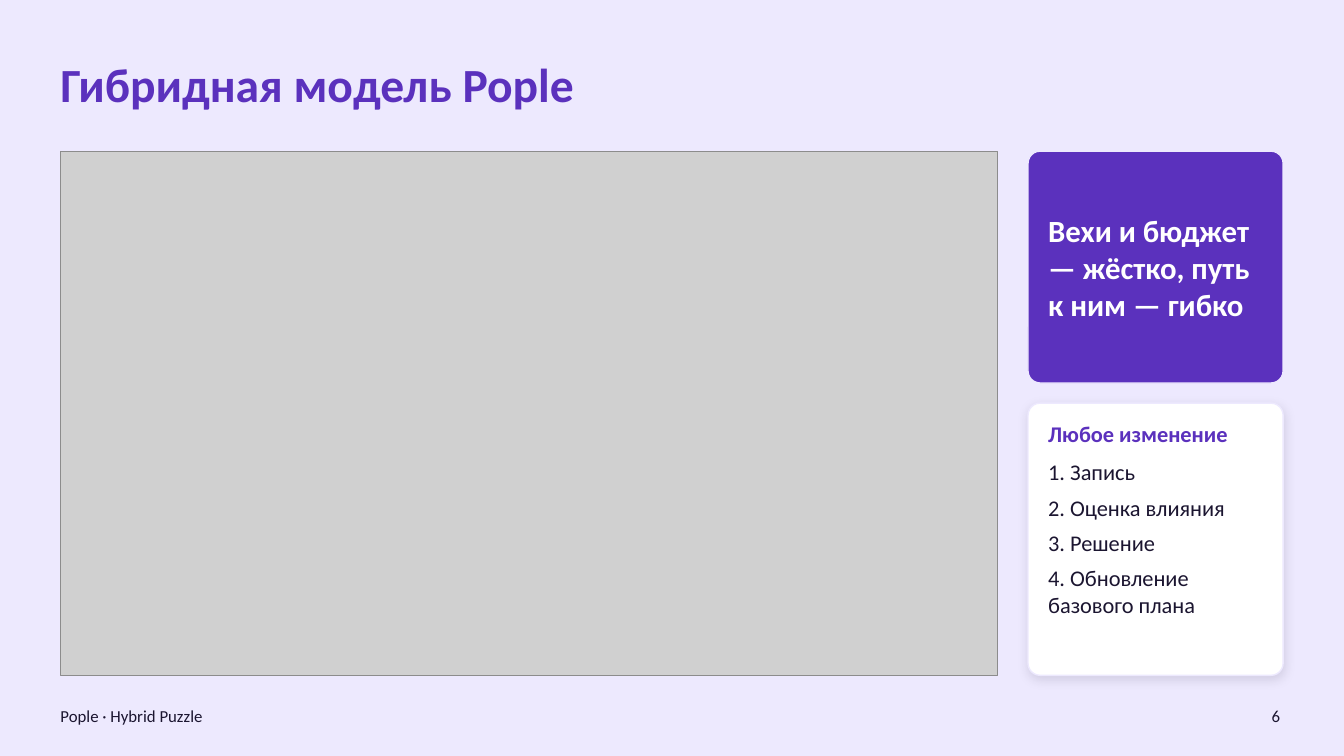
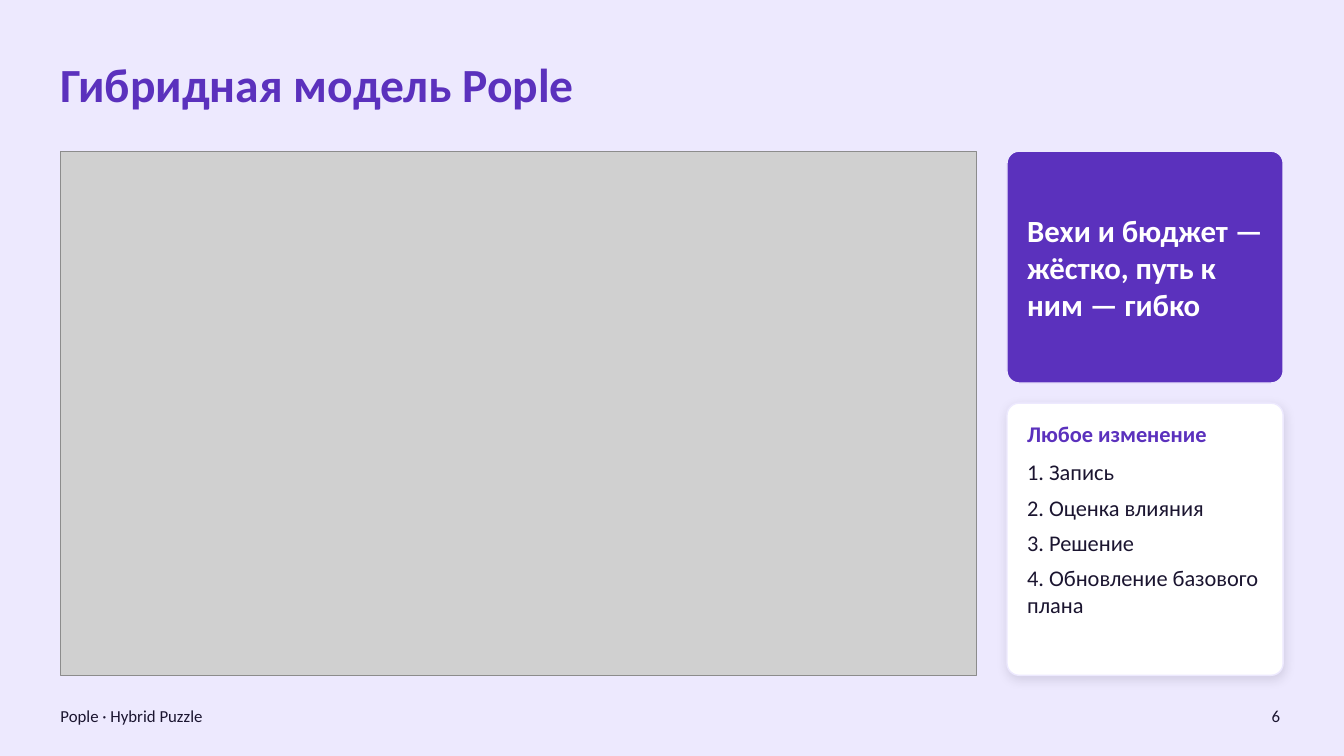
Before and after one commit to taekeanoshi/Almau_messanger, a slide deck: slide 6 of docs/hybrid_pople/Hybrid_Puzzle_Pople.pptx. Drawn at 1344x756 pixels with LibreOffice and Linux fonts; fonts in the diff are those of the drawing; grey boxes stand for pictures. Boxes give left, top, right and bottom in pixels: in the first picture for what was removed or moved away, otherwise in the second. Text is boxed around its words. In the diff, an @@ line names an element or a change of style, - is before the commit and + after.

```diff
--- a/docs/hybrid_pople/Hybrid_Puzzle_Pople.pptx
+++ b/docs/hybrid_pople/Hybrid_Puzzle_Pople.pptx
@@ picture: place and size @@
-picture at box(60, 151, 998, 676)
+picture at box(60, 151, 977, 676)
@@ rounded rectangle: place and size @@
-rounded rectangle at box(1028, 151, 1284, 383)
+rounded rectangle at box(1007, 151, 1284, 383)
@@ text "Вехи и бюджет — жёстко, ...": place and size @@
-text "Вехи и бюджет — жёстко, ..." at box(1048, 221, 1249, 317)
+text "Вехи и бюджет — жёстко, ..." at box(1027, 221, 1228, 317)
@@ rounded rectangle: place and size @@
-rounded rectangle at box(1028, 403, 1284, 676)
+rounded rectangle at box(1007, 403, 1284, 676)
@@ rounded rectangle at box(1007, 403, 1284, 676): proportions changed @@
@@ text "Любое изменение": place and size @@
-text "Любое изменение" at box(1048, 426, 1227, 442)
+text "Любое изменение" at box(1027, 426, 1206, 442)
@@ text "1. Запись" rewrapped from box(1048, 465, 1225, 613) to box(1027, 465, 1258, 613) @@
```
Also in this commit, not shown: 3 other slides changed, 3 slides added, 3 slides removed.
